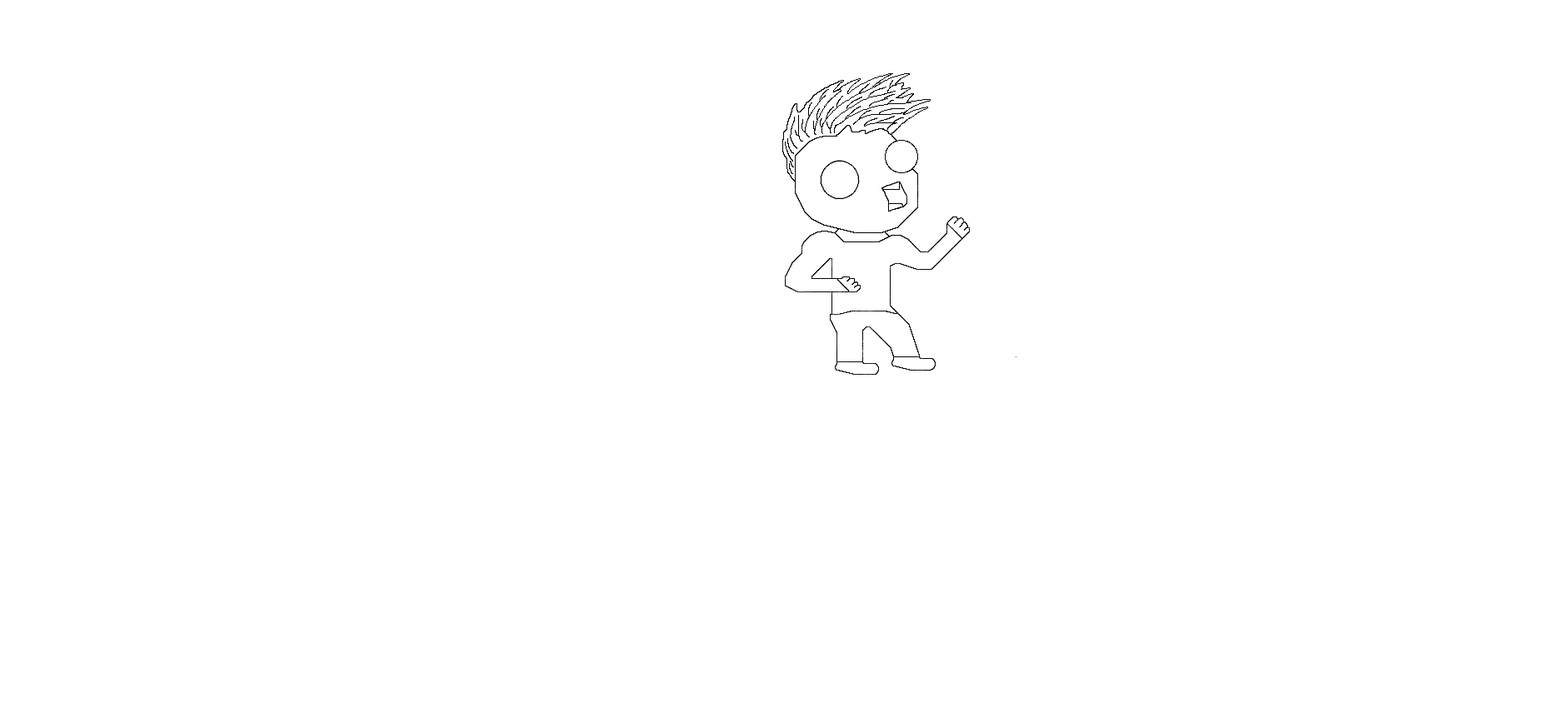
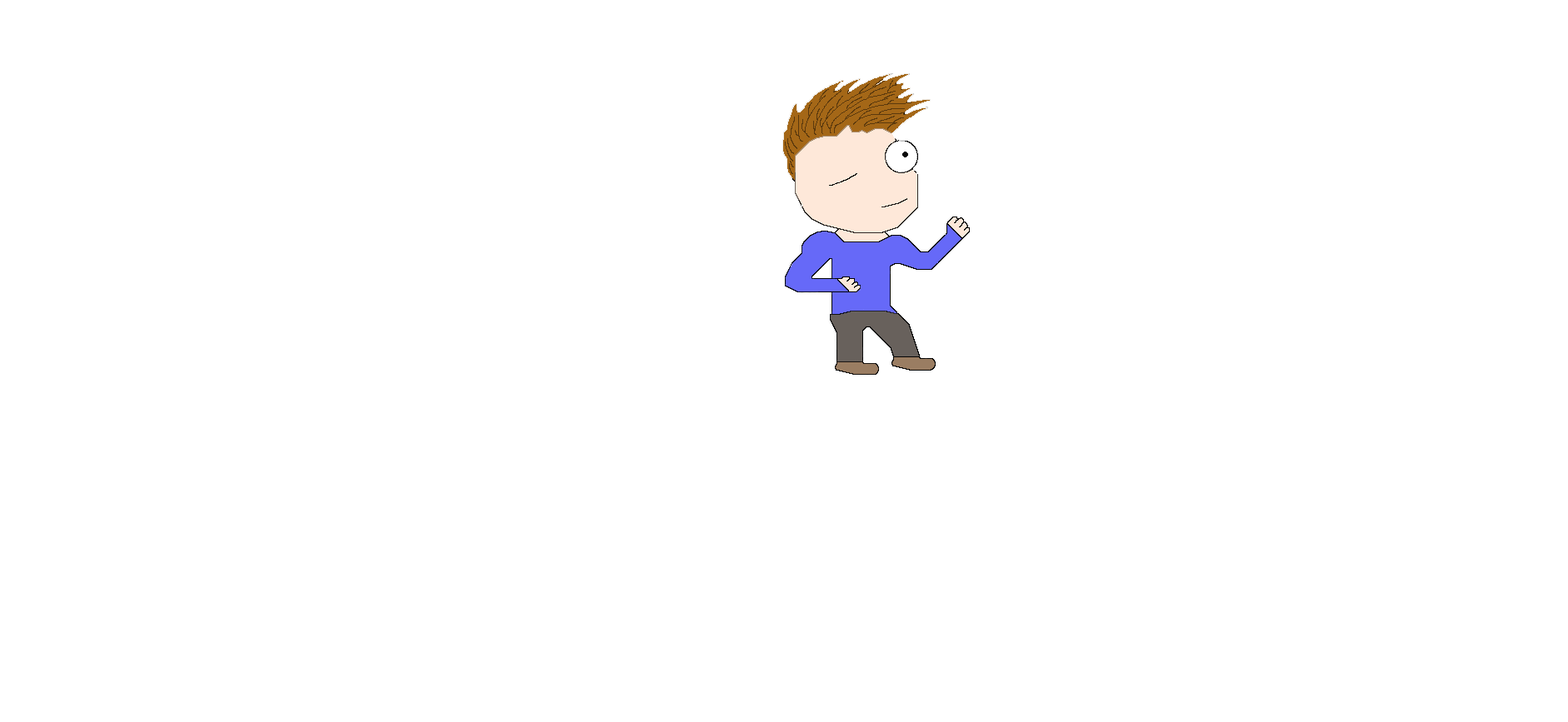
Before/after of a (1568, 722) layered artwork. What changed in the layer stack:
painted on "Ebene 1" over [782, 73, 970, 376]
removed layer "Ellipse 3" over [782, 73, 974, 360]
removed layer "Ellipse 2" over [818, 175, 846, 201]
removed layer "Ellipse 1" over [813, 170, 851, 205]
removed layer "Ebene 0" over [782, 73, 1017, 376]
